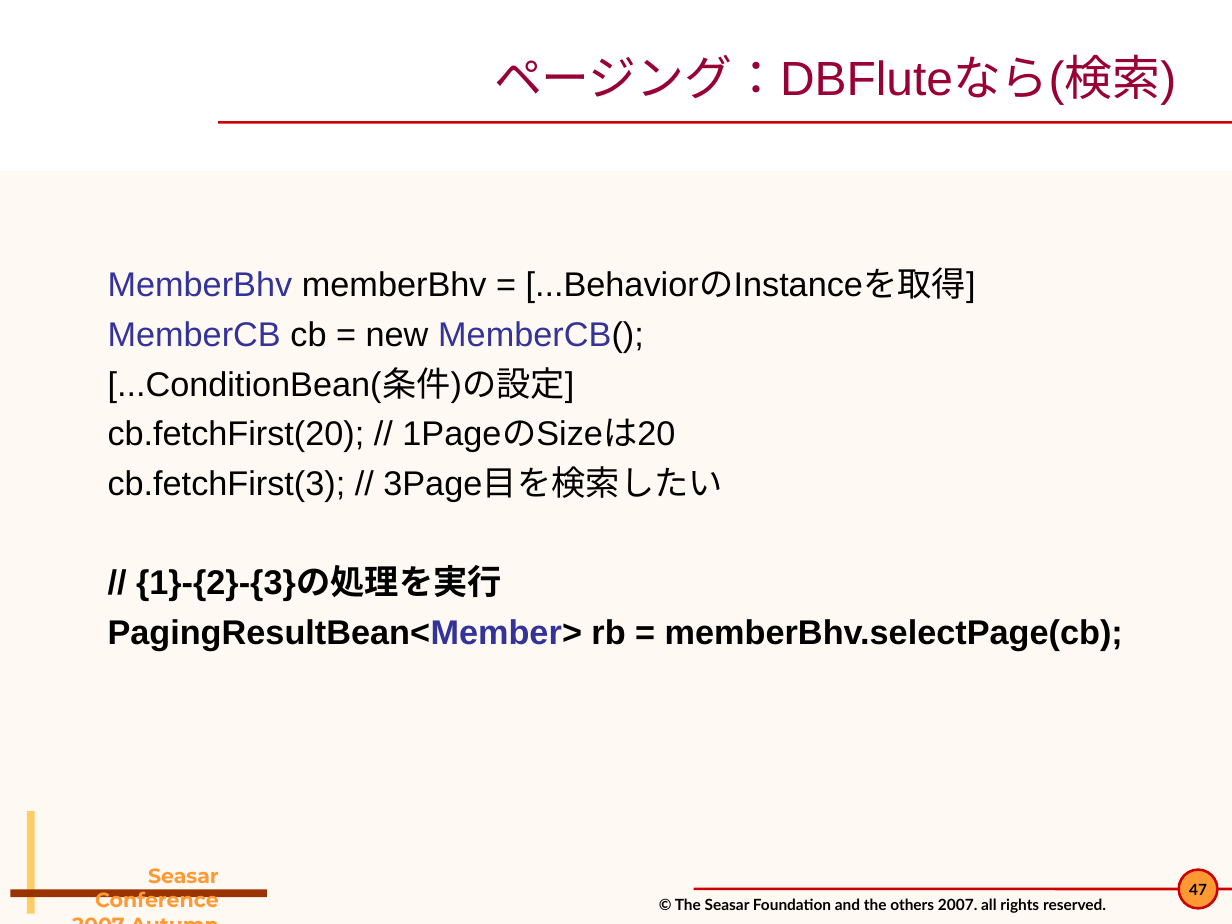
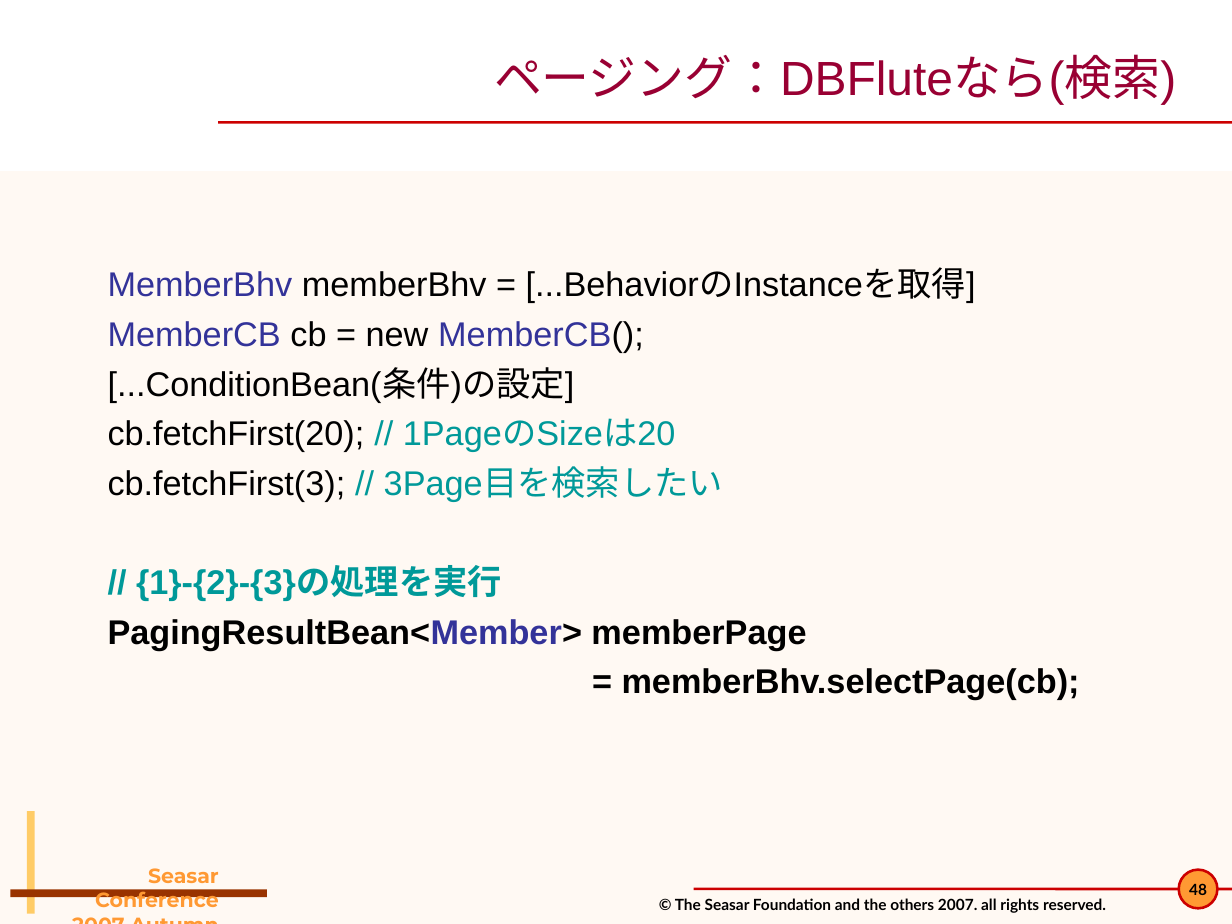
Before and after one commit to seasarorg/dbflute, a slide deck: slide 48 of dbflute/etc/doc/pres/sc2007a_2-DBFlute.ppt (slide 47 before the commit). Drawn at 1232x924 pixels with LibreOffice and Linux fonts; fonts in the diff are those of the drawing; background and template pictures are left out. Boxes give left, top, right and bottom in pixels: in the first picture for what was removed or moved away, otherwise in the second. Text is boxed around its words. In the diff, an @@ line names an element or a change of style, - is before the commit and + after.

```diff
--- a/dbflute/etc/doc/pres/sc2007a_2-DBFlute.ppt
+++ b/dbflute/etc/doc/pres/sc2007a_2-DBFlute.ppt
@@ text at box(108, 418, 723, 601): text colour #000000 to #009999 in "// 1PageのSizeは20", "// 3Page目を検索したい", "// {1}-{2}-{3}の処理を実行" @@
@@ text at box(108, 619, 1080, 700): text changed @@
-  PagingResultBean<Member> rb = memberBhv.selectPage(cb);
+  PagingResultBean<Member> memberPage
+  = memberBhv.selectPage(cb);
@@ page number at box(1189, 883, 1207, 895): text changed @@
-47
+48
```
Also in this commit, not shown: 32 other slides changed, 1 slide added, 2 other files.
